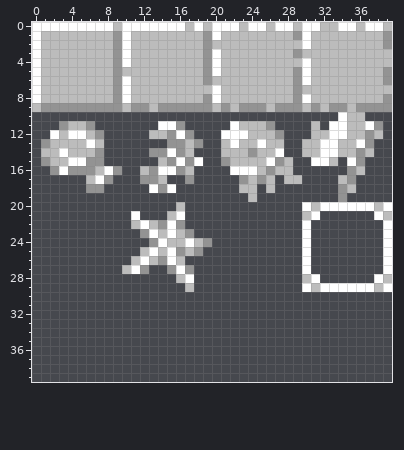
Two states of a pixel-art sprite, Resource/Image/Squares.png. The picture above is the old version.
The file is 40x40 pixels.
New version:
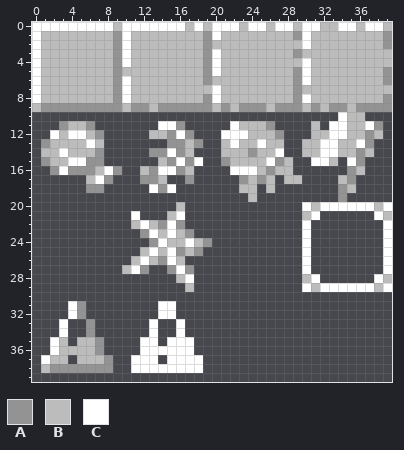
Palette (. is transparent): A #939393  B #bcbcbc  C #ffffff
What changed:
Changed rows in their new state; - is an unchanged pixel.
first column x 1:
31 ---CA--------CC---
32 ---CA--------CC---
33 --C--A------C--C--
34 --C--A------C--C--
35 -CB-BBA----CC-CCC-
36 -CBBBBA----CCCCCC-
37 CBB-BBBA--CCC-CCCC
38 BAAAAAAA--CCCCCCCC
Changed places in both pictures, as pixel boxes (x1, y1, x2, y2):
added: (41, 301, 203, 373)
